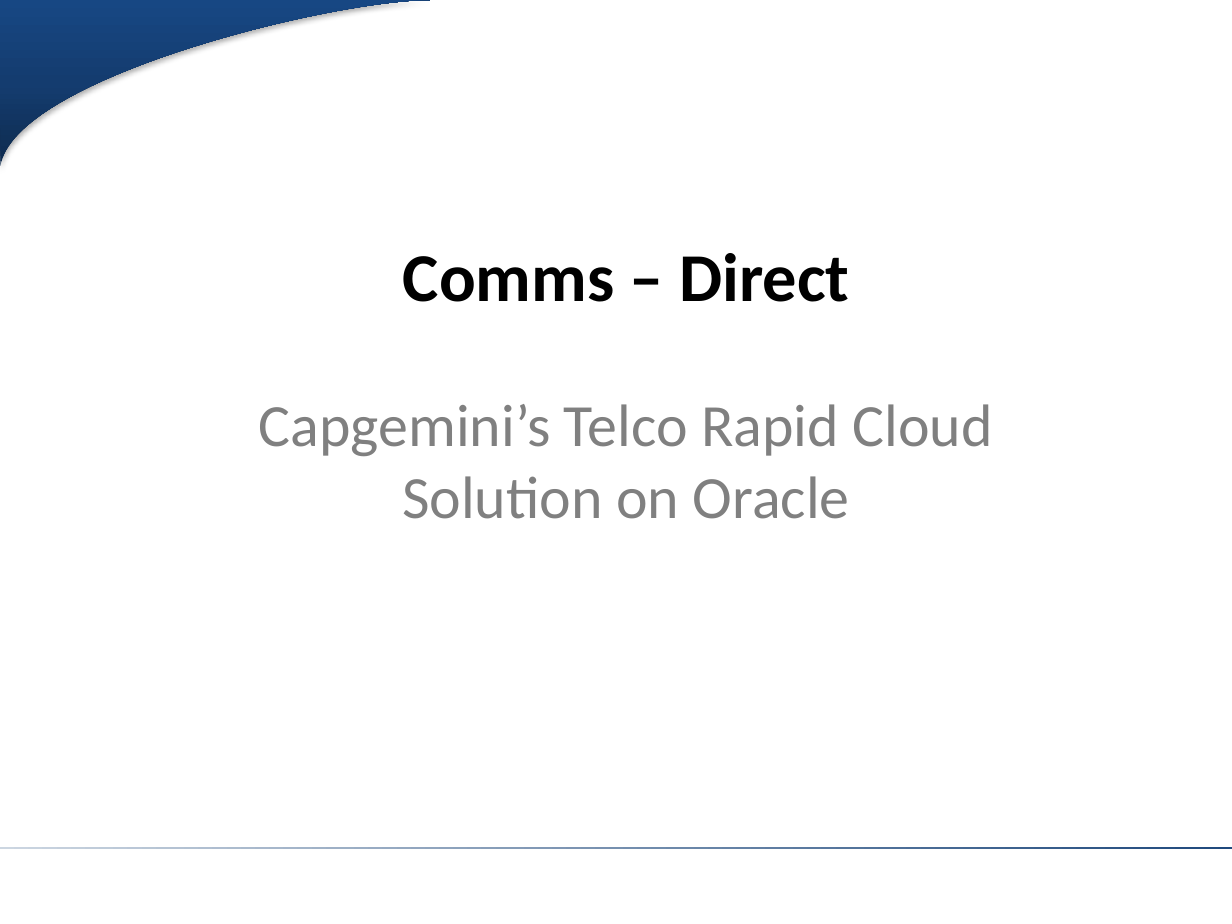
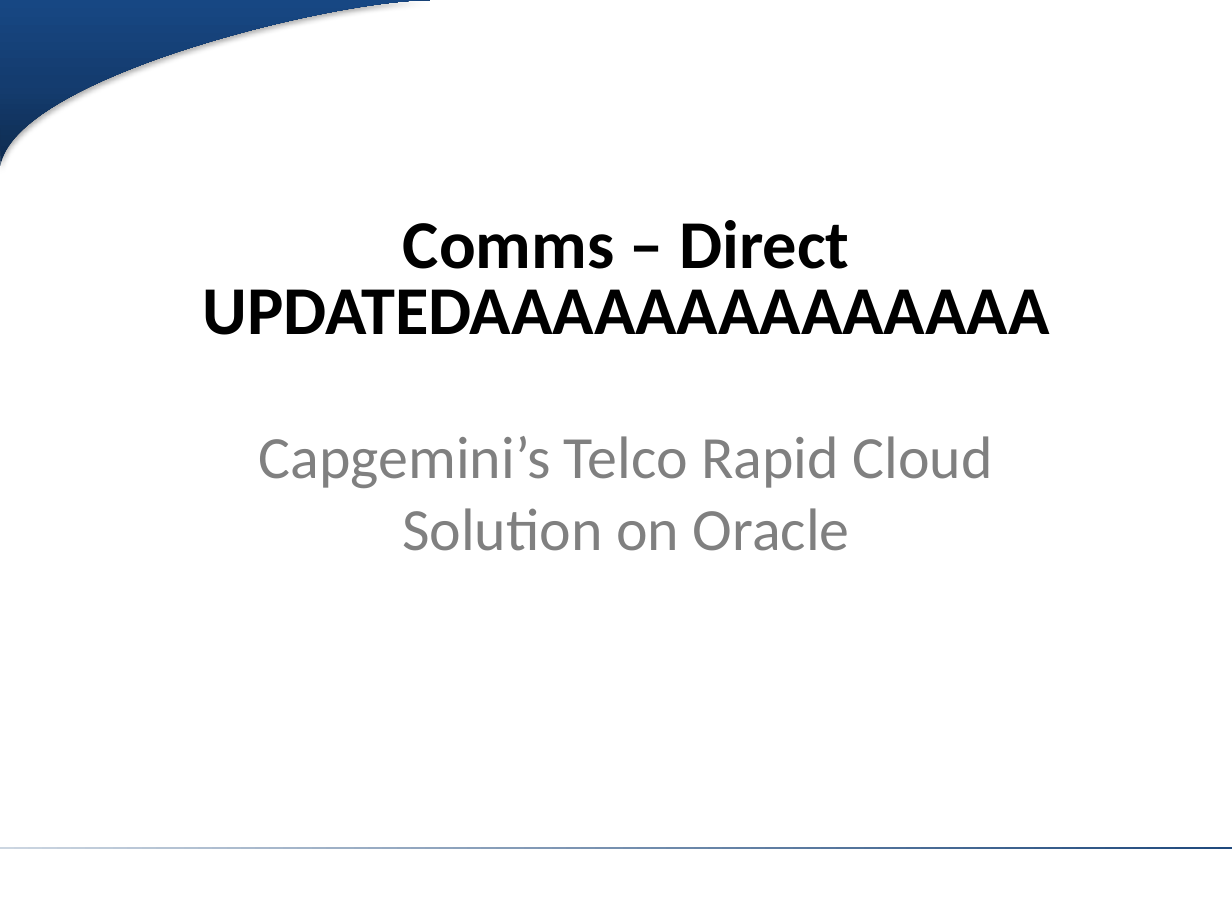
Before and after one commit to gaganvnaik/SampleA0.5, a slide deck: slide 1 of Comms - Direct Solution V4.pptx. Drawn at 1232x924 pixels with LibreOffice and Linux fonts; fonts in the diff are those of the drawing; background and template pictures are left out. Boxes give left, top, right and bottom in pixels: in the first picture for what was removed or moved away, otherwise in the second. Text is boxed around its words. In the diff, an @@ line names an element or a change of style, - is before the commit and + after.

```diff
--- a/Comms - Direct Solution V4.pptx
+++ b/Comms - Direct Solution V4.pptx
@@ text at <box>203,220,1050,335</box>: text changed @@
-Comms – Direct
+Comms – Direct UPDATEDAAAAAAAAAAAAAA
```
